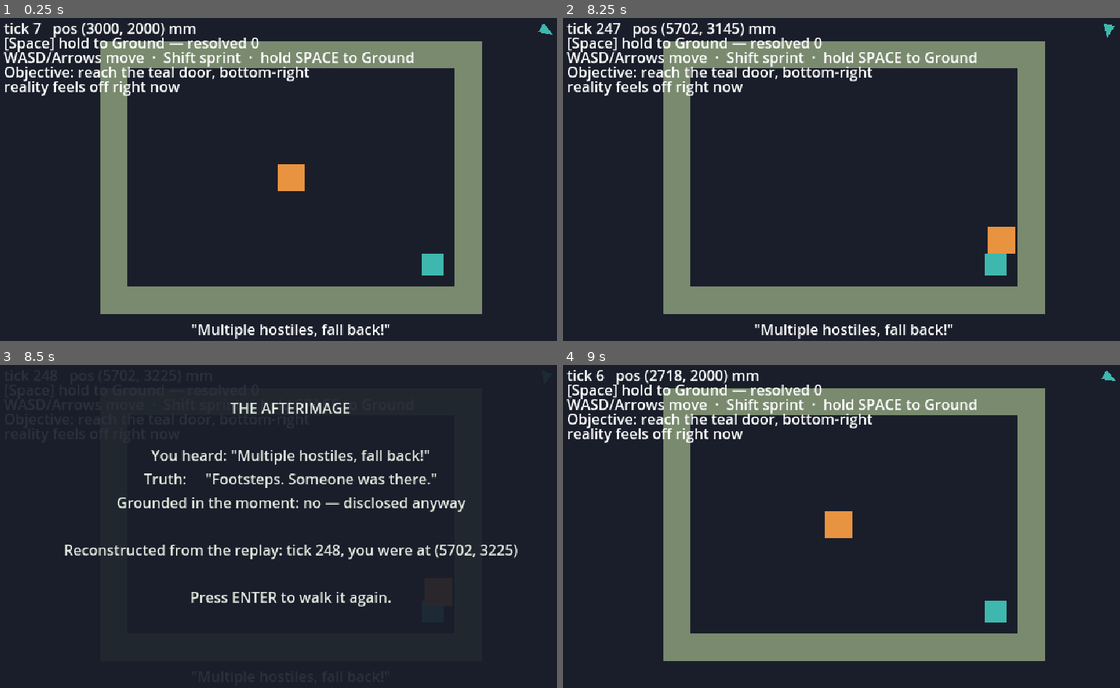
Above: before the commit, frames 1-4 (two rows, left to right).
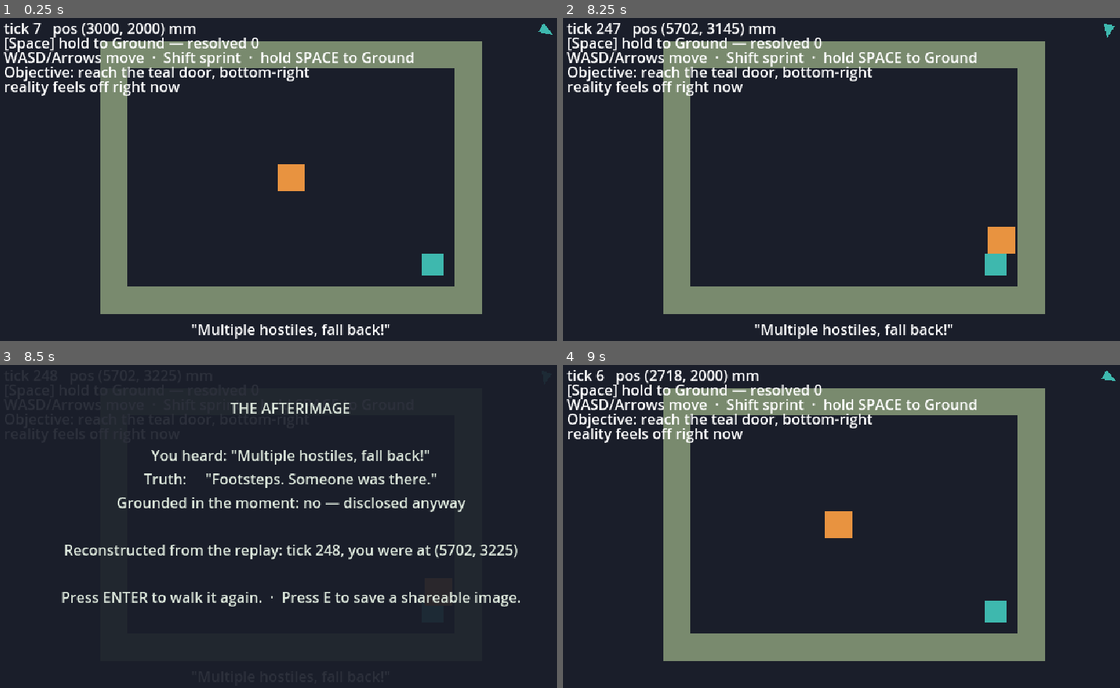
Above: after the commit, the same moments.

Repository: DanielDmas/Afterimage
Game: Godot game, scene res://scenes/main.tscn
Two runs of this game, one before a commit and one after it. Both use one fixed random seed, a clock stepped at 60 frames per second and the inputs below.
Inputs:
- Up to frame 1 (0.25 s): no input
- Up to frame 2 (8.25 s): tap Enter (restart) at 0.5, 4.15 s; hold Right (move_right) 0.53-1.28 s; tap E (export_reveal, bound only after the commit) at 0.6, 1.55, 2.3, 2.85, 3.6, 4.55, 5.3, 5.85, 6.6, 7.55 s; hold Down (move_down) 1.28-2.03 s; tap Space (ground) at 1.35, 4.35, 7.35 s; hold Right (move_right) 2.03-2.78 s; hold Shift (sprint) 2.03-2.78 s; hold Up (move_up) 2.78-3.53 s; hold Left (move_left) 3.53-5.03 s; hold Down (move_down) 5.03-5.78 s; hold Shift (sprint) 5.03-5.78 s; hold Right (move_right) 5.78-6.53 s; hold Up (move_up) 6.53-7.28 s; hold Right (move_right) 7.28-8.03 s; hold Down (move_down) from 8.03 s (still down); hold Shift (sprint) from 8.03 s (still down)
- Up to frame 3 (8.5 s): keep holding Down (move_down); keep holding Shift (sprint); tap E (export_reveal, bound only after the commit) at 8.3 s
- Up to frame 4 (9 s): tap Enter (restart) at 8.75 s; release Down (move_down) at 8.78 s; release Shift (sprint) at 8.78 s; hold Left (move_left) from 8.78 s (still down); tap E (export_reveal, bound only after the commit) at 8.85 s

Frames 1-2 are identical in both runs. In frame 3, 1.4% of the frame differs, in the area x 11-94%, y 70-75%; in frame 4, nothing differs.

Commit message:
Add a shareable reveal export (PNG download via JavaScriptBridge)
Pressing E on the reveal panel captures the whole viewport as a PNG
(Viewport.get_texture().get_image().save_png_to_buffer()) and triggers
a real browser download via JavaScriptBridge.download_buffer().

Reached through Engine.has_singleton()/get_singleton() rather than a
static JavaScriptBridge type reference: that singleton only exists in
the Web export, but this script also gets parsed by the headless-Godot
unit-test CI job on plain Linux, so a static reference would be an
unverified cross-platform assumption.

Closes the Interlude backlog's item 6 (docs/forward_dev_plan.md).

Diff:
--- a/scenes/main.gd
+++ b/scenes/main.gd
@@ -62,6 +62,15 @@
 const GROUND_VIGNETTE_MAX_ALPHA: float = 0.35
 const PHANTOM_DISSOLVE_SECONDS: float = 1.0  # master_plan.md §4.2: "~1 s"
 
+## Interlude backlog item 6: a shareable export of the reveal panel —
+## master_plan.md's own marketing beat ("shareable honesty reports").
+## Only reachable while the reveal panel is up (_session_ended), same as
+## "restart" — see _export_reveal_image()'s own doc for the platform-
+## safety reasoning behind reaching JavaScriptBridge through
+## Engine.has_singleton()/get_singleton() rather than a static type name.
+const REVEAL_EXPORT_FILENAME: String = "afterimage_reveal.png"
+const REVEAL_EXPORT_MIME: String = "image/png"
+
 ## The directional objective indicator (forward_dev_plan.md's Interlude
 ## backlog item 2): a compass-style arrow, fixed at a screen anchor (not a
 ## world position — it isn't part of the room), rotated every frame to
@@ -209,6 +218,7 @@
 	_bind_action_key("sprint", [KEY_SHIFT])
 	_bind_action_key("ground", [KEY_SPACE])
 	_bind_action_key("restart", [KEY_ENTER])
+	_bind_action_key("export_reveal", [KEY_E])
 
 
 static func _bind_action_key(action: String, keycodes: Array) -> void:
@@ -476,6 +486,8 @@
 	if _session_ended:
 		if Input.is_action_just_pressed("restart"):
 			_start_new_session()
+		elif Input.is_action_just_pressed("export_reveal"):
+			_export_reveal_image()
 		return
 	_tick_accumulator += delta
 	while _tick_accumulator >= TICK_SECONDS:
@@ -716,7 +728,7 @@
 		)
 	)
 	lines.append("")
-	lines.append("Press ENTER to walk it again.")
+	lines.append("Press ENTER to walk it again.  ·  Press E to save a shareable image.")
 
 	var text_label := Label.new()
 	text_label.position = Vector2(24, 40)
@@ -725,6 +737,38 @@
 	text_label.add_theme_color_override("font_color", _PANEL_TEXT_COLOR)
 	text_label.text = "\n".join(lines)
 	_reveal_panel.add_child(text_label)
+
+
+## Interlude backlog item 6 (docs/forward_dev_plan.md): master_plan.md's
+## own marketing beat, "shareable honesty reports" — captures the whole
+## viewport (the reveal panel is a translucent overlay over the room,
+## exactly what's on screen right now) as a PNG and triggers a real
+## browser download. `RenderingServer.frame_post_draw` is awaited first —
+## verified against the real docs: `Viewport.get_texture()`'s own warning
+## says the texture "might be completely black or outdated if used too
+## early," and this is called from an input event, not `_ready()`, but
+## the caution costs nothing and removes the question entirely.
+##
+## Reached through `Engine.has_singleton("JavaScriptBridge")` /
+## `get_singleton()` rather than a static `JavaScriptBridge` type
+## reference: verified against the real docs that this singleton is
+## "implemented only in the Web export" (this project's only export
+## target, export-web.yml) — a bare `JavaScriptBridge.download_buffer(...)`
+## would still have to *parse* on every platform this script gets loaded
+## on, including the headless-Godot-on-Linux unit-test CI job, and
+## whether that singleton's class name resolves there at all when the
+## editor isn't targeting Web is exactly the kind of cross-platform
+## assumption Pass 6's `Lean.Side` bug (dev_log) taught this codebase not
+## to take on faith. `has_singleton()` sidesteps the question entirely by
+## never writing the type name as a static reference.
+func _export_reveal_image() -> void:
+	if not Engine.has_singleton("JavaScriptBridge"):
+		return
+	await RenderingServer.frame_post_draw
+	var image: Image = get_viewport().get_texture().get_image()
+	var png_bytes: PackedByteArray = image.save_png_to_buffer()
+	var bridge: Object = Engine.get_singleton("JavaScriptBridge")
+	bridge.call("download_buffer", png_bytes, REVEAL_EXPORT_FILENAME, REVEAL_EXPORT_MIME)
 
 
 ## MissionRuntime clears its *entire* active_ops list on every Ground
Not shown, changed: docs/dev_log.md
Not shown, changed: docs/forward_dev_plan.md
